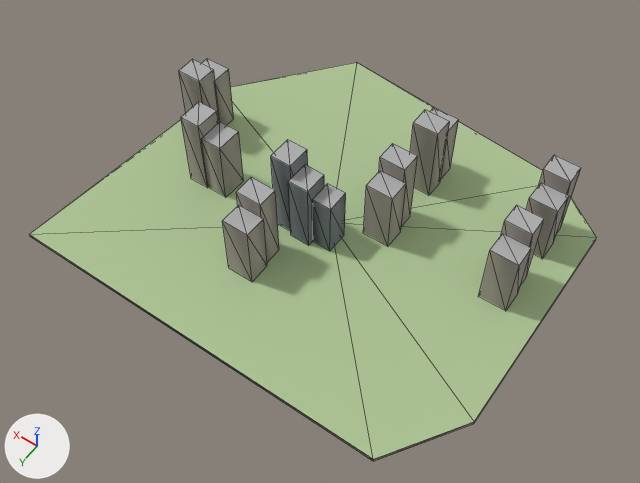
Before and after pictures for a commit that changed the glTF model godot_project/remake/sky/islands/SKY-052.lod2.glb.
Camera for both pictures: a 50 mm camera at (-122.0, 178.0, 263.0) aimed at (3.0, 4.0, -10.0). Every picture has the same lights, and +X, +Y and +Z are marked at lower left. The older version comes first. Mesh edges are drawn as thin lines.

In view in the first picture: 'buildings', 'deck', 'rock'.
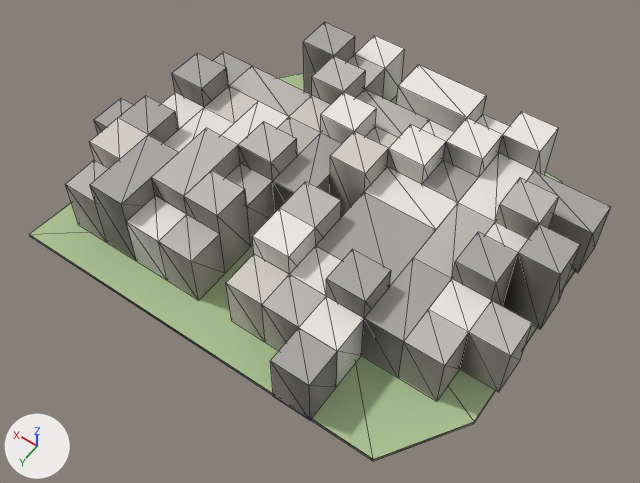
Changed parts and their boxes (x1, y1, x2, y2) in the pictures (640 x 483 px):
'warren_hull', added: after (65, 22, 611, 420)
'buildings', deleted: before (179, 58, 581, 310)
'deck', unchanged, covered by the edit: before (30, 62, 597, 459); after (30, 73, 574, 459)

Diff of the bpy script that builds the scene:
```diff
--- a/godot_project/remake/sky/islands/SKY-052.lod2.glb.py
+++ b/godot_project/remake/sky/islands/SKY-052.lod2.glb.py
@@ me_warren_hull @@
+me_warren_hull.from_pydata(...)  # 255 vertices, 570 faces; spans x -87.0..93.0, y -78.0..72.0, z 0.0..32.0
+me_warren_hull.materials.append(mat_sky_lod_bldg)
@@ ob_buildings @@
-ob_buildings = bpy.data.objects.new('buildings', me_buildings)
-ob_buildings.location = (0.0, 0.0, 0.0)
@@ ob_warren_hull @@
+ob_warren_hull = bpy.data.objects.new('warren_hull', me_warren_hull)
+ob_warren_hull.location = (0.0, 0.0, 0.0)
```
